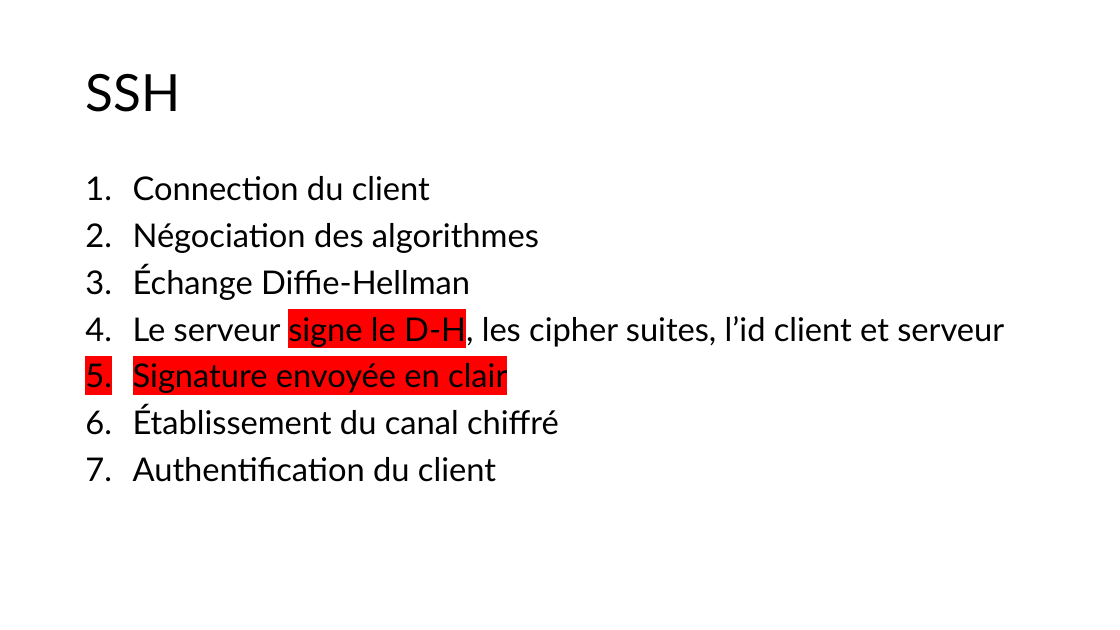
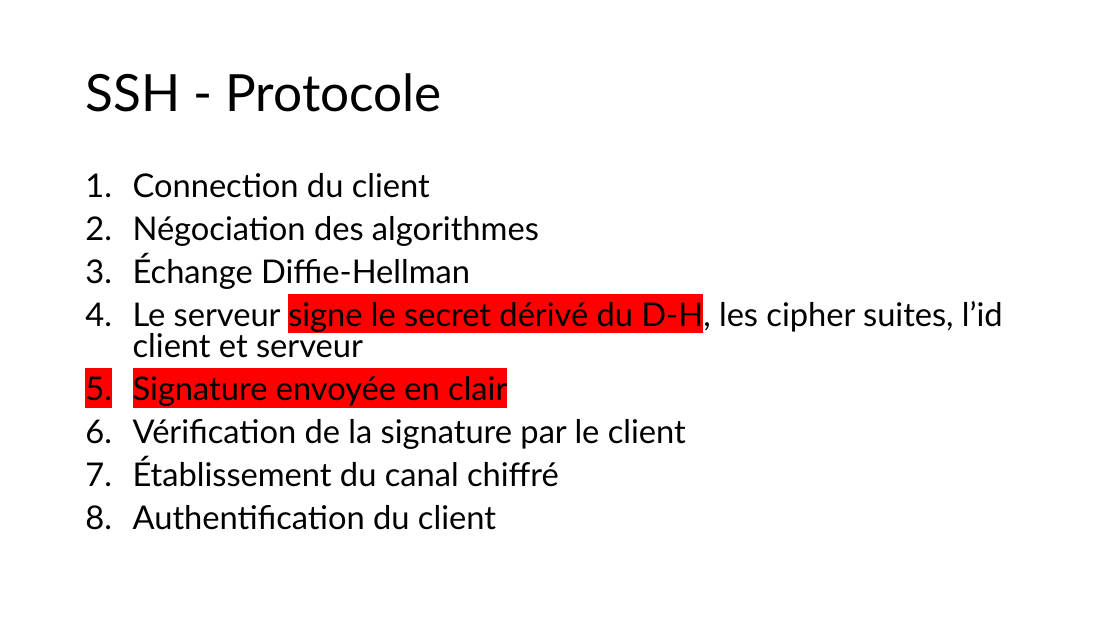
Before and after one commit to JustinFerrara14/SSE, a slide deck: slide 9 of SSELaticeAttackFerrara.pptx (slide 10 before the commit). Drawn at 1120x630 pixels with LibreOffice and Linux fonts; fonts in the diff are those of the drawing. Boxes give left, top, right and bottom in pixels: in the first picture for what was removed or moved away, otherwise in the second. Text is boxed around its words. In the diff, an @@ line names an element or a change of style, - is before the commit and + after.

```diff
--- a/SSELaticeAttackFerrara.pptx
+++ b/SSELaticeAttackFerrara.pptx
@@ title at [85, 73, 442, 112]: text changed @@
-SSH
+SSH - Protocole
@@ text at [133, 173, 559, 530]: line spacing 0.9 to 0.8 @@
@@ text at [133, 297, 1003, 358]: text changed @@
-4. Le serveur signe le D-H, les cipher suites, l’id client et serveur
+4. Le serveur signe le secret dérivé du D-H, les cipher suites, l’id client et serveur
@@ text at [133, 419, 686, 449]: paragraph added @@
+6. Vérification de la signature par le client
```
Also in this commit, not shown: 17 other slides changed, 1 slide removed, 4 other files.
